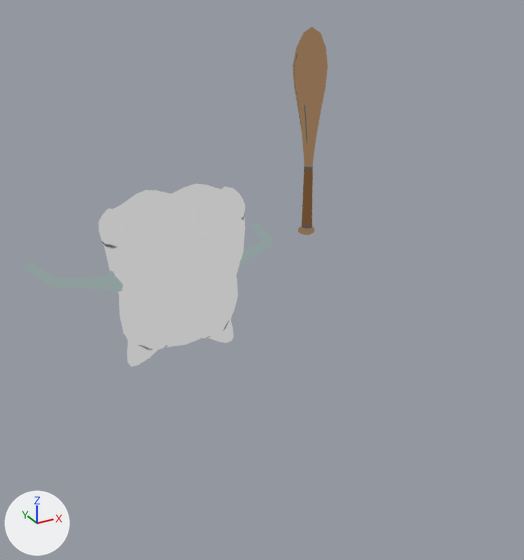
Two versions of the glTF model godot/assets/models/battle/summons/SackOfPain.glb, one commit apart.
The view is the same before and after, from a 50 mm lens placed at (-0.19, -0.479, 0.29), pointed at (0.008, -0.118, 0.109). The lights are fixed; the arrows at lower left show +X, +Y and +Z. The older version comes first. Both versions are drawn at frame 5 of the action 'SackOfPain_Intro'; the numbers are the values there. Vertices at exactly the same position are counted once.

Names of what the first picture shows: 'SackOfPain.001'.
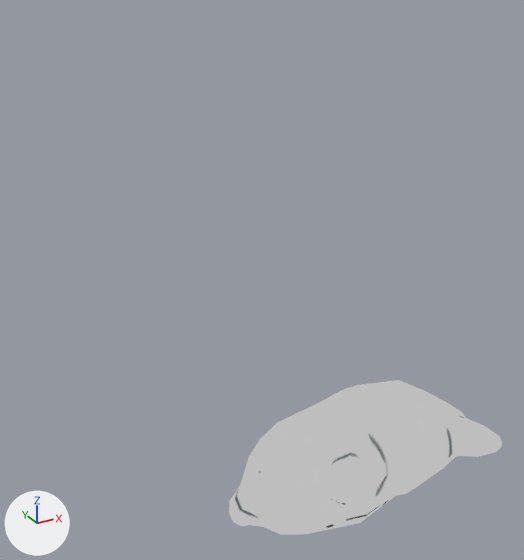
Boxes (x1, y1, x2, y2) around the edits, measured in the pictures (524 x 560 px; the box of a moved part takes in the faces that stretch with it):
'SackOfPain.001', reshaped, rescaled, moved, turned
    before: (25, 27, 328, 367)
    after: (229, 380, 502, 535)
part 1 of me_sackofpain, moved or reshaped (not visible afterwards)
    before: (293, 27, 328, 235)
part 2 of me_sackofpain, moved or reshaped (not visible afterwards)
    before: (239, 250, 246, 266)
part 3 of me_sackofpain, moved or reshaped (not visible afterwards)
    before: (107, 271, 123, 292)
part 4 of me_sackofpain, moved or reshaped
    before: (99, 184, 247, 367)
    after: (229, 380, 502, 535)

The change in detail:
me_sackofpain is used by ob_sackofpain_001; parent ob_sackofpain; location (0.0, 0.0, 0.0); rotation (1.571, 0.0, 0.0), in degrees (90, 0, 0).
me_sackofpain had 637 vertices, 1250 faces and spanned x -2.04..2.55, y 0.04..4.91, z -1.2..0.57.
me_sackofpain now has 637 vertices, 1250 faces and spans x -1.14..1.15, y -5.77..-3.64, z -0.06..2.02.
me_sackofpain part 1: the loose piece of 97 vertices spanning x 2.01..2.55, y 1.69..4.91, z -0.25..0.27 is multiplied about its middle by the matrix ((-0.001, 0.0, 0.033), (-0.058, 0.01, -0.15), (-0.066, -0.009, -0.166)), then moved by (-1.35, -7.66, 0.96).
me_sackofpain part 2: the loose piece of 34 vertices spanning x 0.83..1.1, y 1.35..1.69, z -0.15..0.2 is multiplied about its middle by the matrix ((-0.009, 0.003, 0.011), (-0.041, 0.103, -0.089), (-0.046, -0.098, -0.091)), then moved by (0.02, -5.93, 1.1).
me_sackofpain part 3: the loose piece of 34 vertices spanning x -1.1..-0.83, y 1.35..1.69, z -0.15..0.2 is multiplied about its middle by the matrix ((-0.028, -0.031, 0.029), (0.037, 0.104, -0.09), (0.048, -0.104, -0.097)), then moved by (-0.02, -5.93, 1.09).
me_sackofpain part 4: 472 of 637 vertices moved; they spanned x -2.04..2.05, y 0.04..2.77, z -1.2..0.57 and now span x -1.14..1.15, y -5.77..-3.64, z -0.06..2.02; mean shift (0.0, -6.02, 1.22); largest move (-0.45, 2.52, -0.41) -> (-0.43, -4.31, 0.02).
In object 'SackOfPain.001' (ob_sackofpain_001), parent is no longer ob_sackofpain.
Object 'SackOfPain.001' (ob_sackofpain_001) turns from (90, 0, 0) to (0, 0, 0) degrees about x, y and z.
Object 'SackOfPain.001' (ob_sackofpain_001) is rescaled from (1.0, 1.0, 1.0) to (0.05, 0.05, 0.05).
